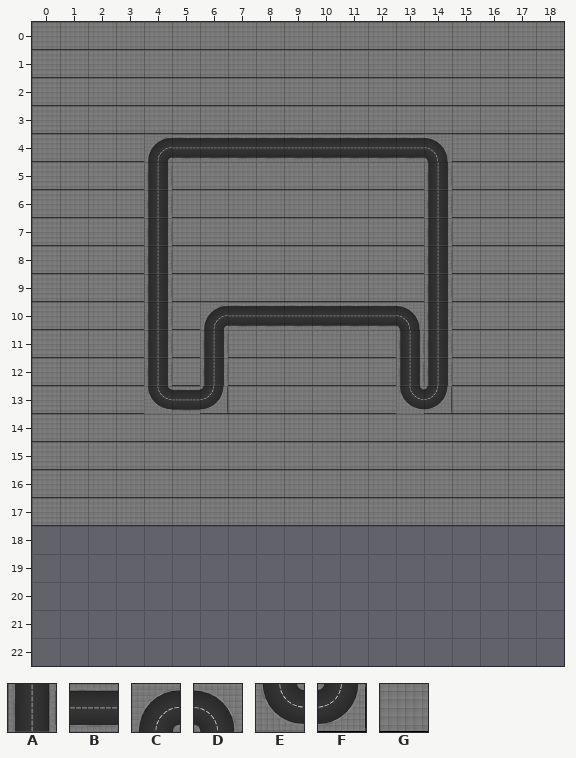
Two versions of a level (Tiled map, gbBundle/scenes/level_10.tmx). Above: the version before the commit.
Cells are 128x128 px. Shown: x 0..18, y 0..22. The old version is drawn lined up with the new one.
Key: from "track_01": A 0, B 1, C 7, D 8, E 14, F 15, G 21.
_ is an empty cell.
Layer "track" before, first column x 0:
 0 GGGGGGGGGGGGGGGGGGG
 1 GGGGGGGGGGGGGGGGGGG
 2 GGGGGGGGGGGGGGGGGGG
 3 GGGGGGGGGGGGGGGGGGG
 4 GGGGCBBBBBBBBBDGGGG
 5 GGGGAGGGGGGGGGAGGGG
 6 GGGGAGGGGGGGGGAGGGG
 7 GGGGAGGGGGGGGGAGGGG
 8 GGGGAGGGGGGGGGAGGGG
 9 GGGGAGGGGGGGGGAGGGG
10 GGGGAGCBBBBBBDAGGGG
11 GGGGAGAGGGGGGAAGGGG
12 GGGGAGAGGGGGGAAGGGG
13 GGGGEBFGGGGGGEFGGGG
14 GGGGGGGGGGGGGGGGGGG
15 GGGGGGGGGGGGGGGGGGG
16 GGGGGGGGGGGGGGGGGGG
17 GGGGGGGGGGGGGGGGGGG
18 ___________________
19 ___________________
20 ___________________
21 ___________________
22 ___________________
And afterwards:
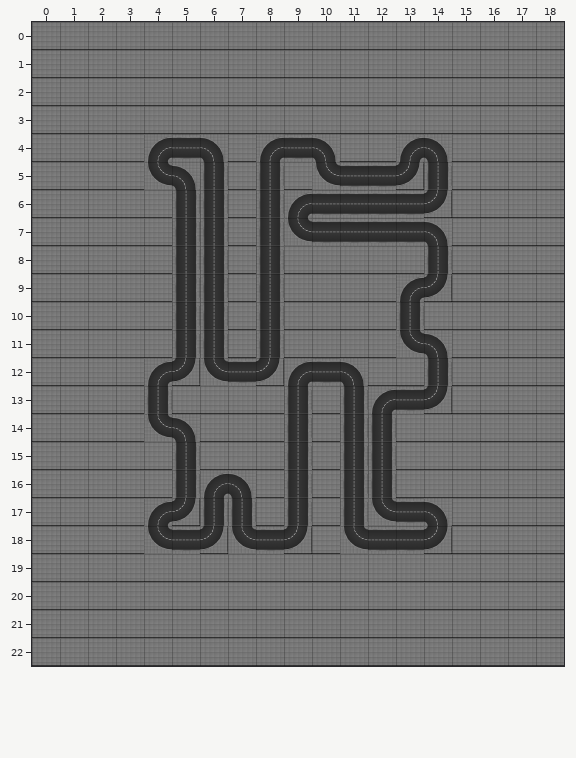
Changes in this commit:
Changed rows in their new state; . is an unchanged cell.
map size 19x18 -> 19x23 cells
Layer "track":
first column x 0:
 4 ......DGC.DGGC.....
 5 ....EDA.A.EBBF.....
 6 ....GAA.ACBBBBF....
 7 ....GAA.AEBBBBD....
 8 ....GAA.A..........
 9 ....GAA.A....CF....
10 ....GAAGAGGGGAG....
11 ....GA..A....ED....
12 ....CFEBFCBD.G.....
13 ....AGG..A.ACB.....
14 ....ED...A.AA......
15 .....A...A.AA......
16 .....ACD.A.AA......
17 ....CFAA.A.AEBD....
18 GGGGEBFEBFGEBBFGGGG
19 GGGGGGGGGGGGGGGGGGG
20 GGGGGGGGGGGGGGGGGGG
21 GGGGGGGGGGGGGGGGGGG
22 GGGGGGGGGGGGGGGGGGG
